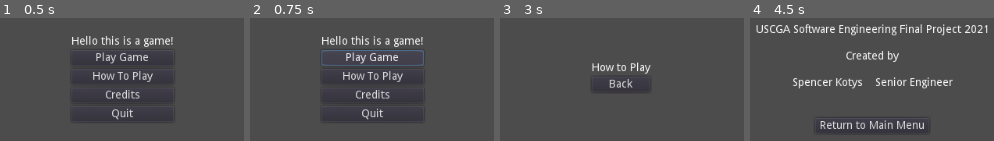
Above: before the commit, frames 1-4 (left to right).
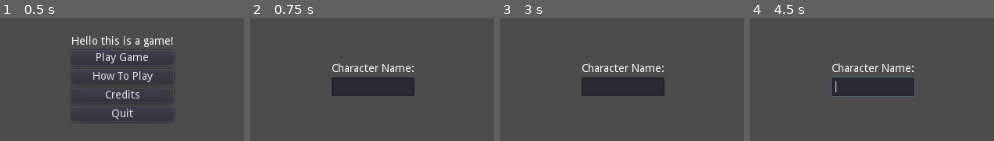
Above: after the commit, the same moments.

Repository: Spencer-Kotys/Welcome-to-ROM
Game: Godot game, scene res://startScreen.tscn
Same seed, same stepped clock (60 frames per second), same inputs: the game is played once before the commit and once after it.
Inputs (mouse positions are in pixels of both pictures, inside the frame that each line leads up to):
- Up to frame 1 (0.5 s): no input
- Up to frame 2 (0.75 s): click "Play Game" at 0.5 s
- Up to frame 3 (3 s): click (622, 57) at 1.25 s, where only the run before the commit has a clickable "Play Game"; click (622, 57) at 2 s, where only the run before the commit has a clickable "Play Game"; click (622, 77) at 2.75 s, where only the run before the commit has a clickable "How To Play"
- Up to frame 4 (4.5 s): click (872, 84) at 3.5 s, where only the run before the commit has a clickable "Back"; click (872, 95) at 4.25 s, where only the run before the commit has a clickable "Credits"

Frame 1 is identical in both runs. In frame 2, 6.8% of the frame differs, in the area x 29-72%, y 14-84%; in frame 3, 4.1%; in frame 4, 13%, in the area x 2-98%, y 4-91%.

Commit message:
Adding character creation
Adding character creation scene and linking start button to it.

Diff:
--- /dev/null
+++ b/Godot/characterCreation.tscn
@@ -0,0 +1,39 @@
+[gd_scene format=2]
+
+[node name="characterCreation" type="Control"]
+anchor_right = 1.0
+anchor_bottom = 1.0
+__meta__ = {
+"_edit_use_anchors_": false
+}
+
+[node name="CenterContainer" type="CenterContainer" parent="."]
+anchor_left = 0.5
+anchor_top = 0.5
+anchor_right = 0.5
+anchor_bottom = 0.5
+margin_left = -68.5
+margin_top = -20.0
+margin_right = 68.5
+margin_bottom = 20.0
+__meta__ = {
+"_edit_use_anchors_": false
+}
+
+[node name="VBoxContainer" type="VBoxContainer" parent="CenterContainer"]
+margin_left = 15.0
+margin_right = 121.0
+margin_bottom = 42.0
+
+[node name="Label" type="Label" parent="CenterContainer/VBoxContainer"]
+margin_right = 106.0
+margin_bottom = 14.0
+text = "Character Name:"
+__meta__ = {
+"_edit_use_anchors_": false
+}
+
+[node name="LineEdit" type="LineEdit" parent="CenterContainer/VBoxContainer"]
+margin_top = 18.0
+margin_right = 106.0
+margin_bottom = 42.0
--- a/Godot/startScreen.gd
+++ b/Godot/startScreen.gd
@@ -17,6 +17,7 @@
 
 
 func _on_Play_Game_pressed():
+	get_tree().change_scene("res://characterCreation.tscn")
 	pass # Replace with function body.
 
 
